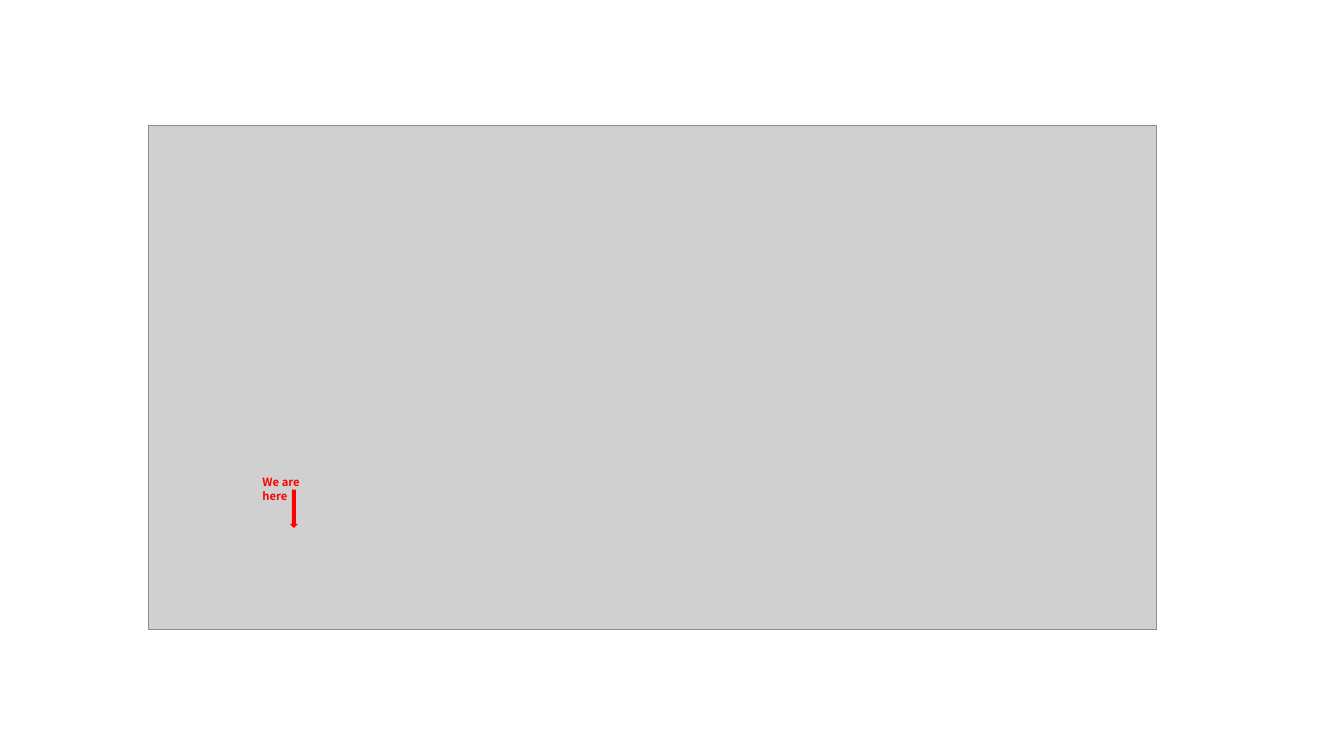
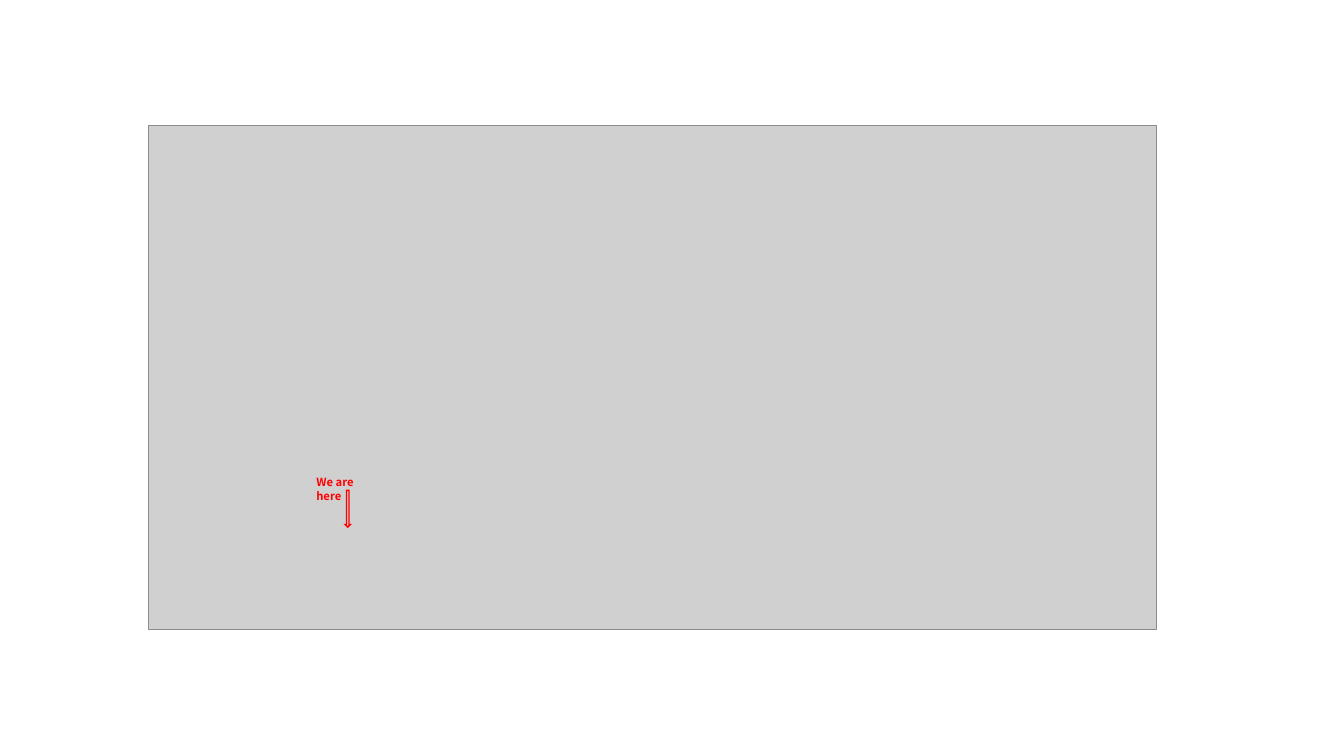
Before and after one commit to daye245/ShantouUniversityGraduationProject, a slide deck: slide 2 of 里程碑.pptx. Drawn at 1344x756 pixels with LibreOffice and Linux fonts; fonts in the diff are those of the drawing; grey boxes stand for pictures. Boxes give left, top, right and bottom in pixels: in the first picture for what was removed or moved away, otherwise in the second. Text is boxed around its words. In the diff, an @@ line names an element or a change of style, - is before the commit and + after.

```diff
--- a/里程碑.pptx
+++ b/里程碑.pptx
@@ text "We are here": place and size @@
-text "We are here" at <box>262,477,300,500</box>
+text "We are here" at <box>316,477,354,500</box>
@@ up arrow: place and size @@
-up arrow at <box>291,491,296,527</box>
+up arrow at <box>345,491,350,527</box>
@@ up arrow at <box>345,491,350,527</box>: fill #FF0000 to none @@
```
Also in this commit, not shown: 1 other file.
